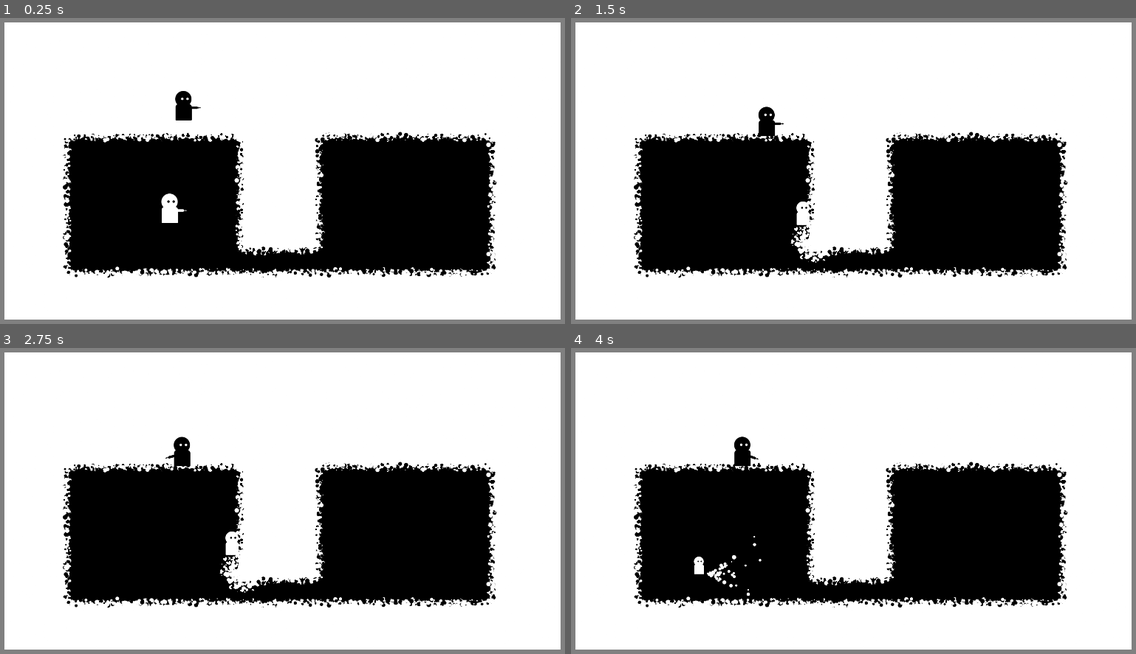
Above: before the commit, frames 1-4 (two rows, left to right).
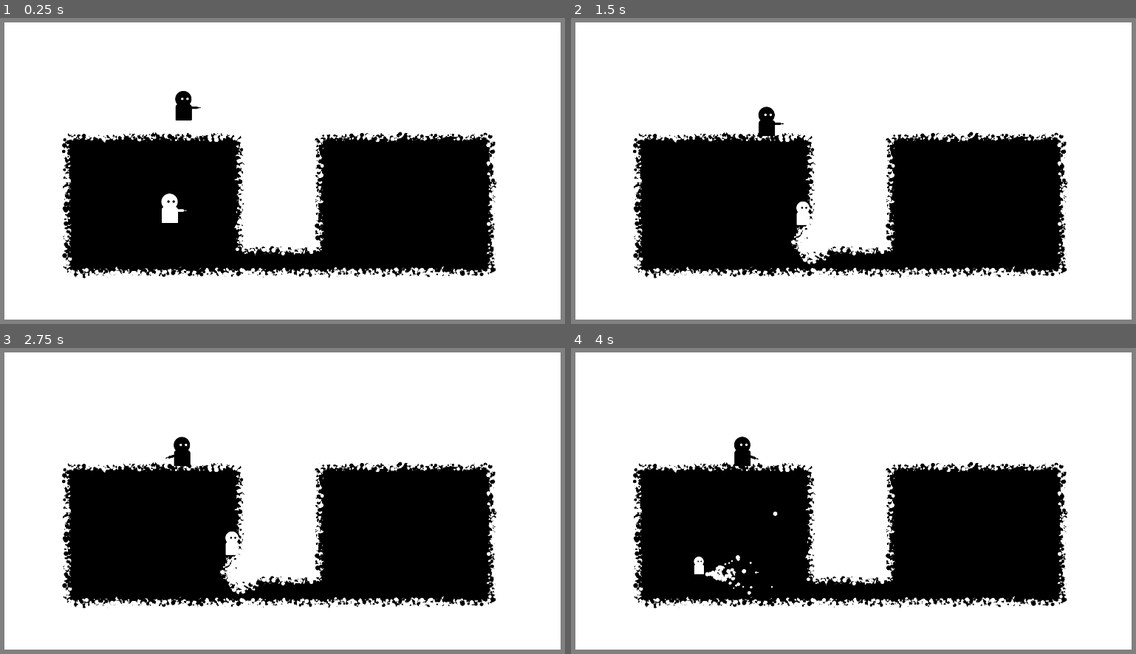
Above: after the commit, the same moments.

Repository: RobotRamen/margin
Game: Godot game, scene res://level_1.tscn
The game is run twice, just before and just after one commit, with the same random seed, the same clock (stepped at 60 frames per second) and the same inputs. This scene is started directly instead of the project's main scene.
Inputs (mouse positions are in pixels of both pictures, inside the frame that each line leads up to):
- Up to frame 1 (0.25 s): no input
- Up to frame 2 (1.5 s): move the mouse to (825, 238) at 0.52 s; hold D (right_0) from 0.53 s (still down); tap Ctrl (restore_0) at 0.6 s; click (825, 238) at 0.67 s; tap Space (jump_0) at 0.77 s; move the mouse to (1028, 219) at 1.27 s; tap E (switch) at 1.35 s
- Up to frame 3 (2.75 s): tap Space (jump_0) at 1.52 s; move the mouse to (107, 452) at 2.02 s; release D (right_0) at 2.03 s; hold A (left_0) from 2.03 s (still down); tap Ctrl (restore_0) at 2.1 s
- Up to frame 4 (4 s): keep holding A (left_0); move the mouse to (881, 501) at 2.77 s; tap E (switch) at 2.85 s; click (881, 501) at 2.92 s; tap Space (jump_0) at 3.02, 3.77 s; move the mouse to (763, 418) at 3.52 s; tap Ctrl (restore_0) at 3.6 s

The runs differ from the first frame. In frame 1, 2.2% of the frame differs, in the area x 10-88%, y 37-86%; in frame 2, 2.3%; in frame 3, 2.3%; in frame 4, 2.5%.

Commit message:
refactoring blank level into an autoload

Diff:
--- a/black_start.gd
+++ b/black_start.gd
@@ -6,6 +6,8 @@
 func _process(_delta):
 	var overlapping_pix = get_overlapping_bodies()
 	for pix in overlapping_pix:
+		if(pix.get_collision_layer_value(6)):
+			continue
 		pix.get_node("main_sprite").visible = false
 		pix.get_node("side_sprites").modulate = Color(0,0,0,1)
 		pix.set_collision_layer_value(1, false)
--- /dev/null
+++ b/blank_level.tscn
@@ -0,0 +1,10 @@
+[gd_scene load_steps=3 format=3 uid="uid://o5hjuusa82ls"]
+
+[ext_resource type="PackedScene" uid="uid://da21g7ufq2k1n" path="res://pixeller.tscn" id="1_xaeup"]
+[ext_resource type="PackedScene" uid="uid://d0kpigw6131qy" path="res://walls.tscn" id="2_w7ujf"]
+
+[node name="BlankLevel" type="Node2D"]
+
+[node name="pixeller" parent="." instance=ExtResource("1_xaeup")]
+
+[node name="walls" parent="." instance=ExtResource("2_w7ujf")]
--- a/level_0.tscn
+++ b/level_0.tscn
@@ -1,6 +1,5 @@
-[gd_scene load_steps=10 format=3 uid="uid://cjcttugw0uh2p"]
+[gd_scene load_steps=7 format=3 uid="uid://cjcttugw0uh2p"]
 
-[ext_resource type="PackedScene" uid="uid://da21g7ufq2k1n" path="res://pixeller.tscn" id="1_gfatq"]
 [ext_resource type="PackedScene" uid="uid://igk0gdcmonds" path="res://white_character.tscn" id="1_khf3c"]
 [ext_resource type="PackedScene" uid="uid://bxvj02pacs423" path="res://black_start.tscn" id="2_dxi7f"]
 [ext_resource type="PackedScene" uid="uid://ifcwoqitdrfq" path="res://black_character.tscn" id="2_ulvfy"]
@@ -12,15 +11,7 @@
 [sub_resource type="RectangleShape2D" id="RectangleShape2D_yroj7"]
 size = Vector2(593.5, 642.25)
 
-[sub_resource type="RectangleShape2D" id="RectangleShape2D_ipig1"]
-size = Vector2(55, 1080)
-
-[sub_resource type="RectangleShape2D" id="RectangleShape2D_reg7u"]
-size = Vector2(1920, 55)
-
 [node name="Level 0" type="Node2D"]
-
-[node name="pixeller" parent="." instance=ExtResource("1_gfatq")]
 
 [node name="whiteSpawner" parent="." instance=ExtResource("2_y3qo1")]
 position = Vector2(598, 877)
@@ -47,66 +38,3 @@
 [node name="CollisionShape2D3" type="CollisionShape2D" parent="black_start"]
 position = Vector2(484, 619)
 shape = SubResource("RectangleShape2D_yroj7")
-
-[node name="walls" type="Node2D" parent="."]
-
-[node name="wall3" type="StaticBody2D" parent="walls"]
-z_index = 3
-collision_layer = 3
-collision_mask = 0
-
-[node name="ColorRect" type="ColorRect" parent="walls/wall3"]
-offset_right = 55.0
-offset_bottom = 1080.0
-color = Color(0.5, 0.5, 0.5, 1)
-metadata/_edit_use_anchors_ = true
-
-[node name="CollisionShape2D" type="CollisionShape2D" parent="walls/wall3"]
-position = Vector2(27, 540)
-shape = SubResource("RectangleShape2D_ipig1")
-
-[node name="wall2" type="StaticBody2D" parent="walls"]
-z_index = 3
-position = Vector2(0, 1025)
-collision_layer = 3
-collision_mask = 0
-
-[node name="ColorRect" type="ColorRect" parent="walls/wall2"]
-offset_right = 1920.0
-offset_bottom = 55.0
-color = Color(0.5, 0.5, 0.5, 1)
-metadata/_edit_use_anchors_ = true
-
-[node name="CollisionShape2D" type="CollisionShape2D" parent="walls/wall2"]
-position = Vector2(960, 27)
-shape = SubResource("RectangleShape2D_reg7u")
-
-[node name="wall" type="StaticBody2D" parent="walls"]
-z_index = 3
-collision_layer = 3
-collision_mask = 0
-
-[node name="ColorRect" type="ColorRect" parent="walls/wall"]
-offset_right = 1920.0
-offset_bottom = 55.0
-color = Color(0.5, 0.5, 0.5, 1)
-metadata/_edit_use_anchors_ = true
-
-[node name="CollisionShape2D" type="CollisionShape2D" parent="walls/wall"]
-position = Vector2(960, 27)
-shape = SubResource("RectangleShape2D_reg7u")
-
-[node name="wall4" type="StaticBody2D" parent="walls"]
-z_index = 3
-position = Vector2(1865, 0)
-collision_layer = 3
-collision_mask = 0
-
-[node name="ColorRect" type="ColorRect" parent="walls/wall4"]
-offset_right = 55.0
-offset_bottom = 1080.0
-color = Color(0.5, 0.5, 0.5, 1)
-
-[node name="CollisionShape2D" type="CollisionShape2D" parent="walls/wall4"]
-position = Vector2(27, 540)
-shape = SubResource("RectangleShape2D_ipig1")
--- a/project.godot
+++ b/project.godot
@@ -14,6 +14,10 @@
 run/main_scene="res://level_0.tscn"
 config/features=PackedStringArray("4.2", "Forward Plus")
 config/icon="res://icon.svg"
+
+[autoload]
+
+BlankLevel="*res://blank_level.tscn"
 
 [display]
 
@@ -152,6 +156,7 @@
 2d_physics/layer_3="all pixels"
 2d_physics/layer_4="white character"
 2d_physics/layer_5="black character"
+2d_physics/layer_6="wall"
 
 [rendering]
 
--- /dev/null
+++ b/walls.tscn
@@ -0,0 +1,70 @@
+[gd_scene load_steps=3 format=3 uid="uid://d0kpigw6131qy"]
+
+[sub_resource type="RectangleShape2D" id="RectangleShape2D_ipig1"]
+size = Vector2(55, 1080)
+
+[sub_resource type="RectangleShape2D" id="RectangleShape2D_reg7u"]
+size = Vector2(1920, 55)
+
+[node name="walls" type="Node2D"]
+
+[node name="wall3" type="StaticBody2D" parent="."]
+z_index = 3
+collision_layer = 35
+collision_mask = 0
+
+[node name="ColorRect" type="ColorRect" parent="wall3"]
+offset_right = 55.0
+offset_bottom = 1080.0
+color = Color(0.5, 0.5, 0.5, 1)
+metadata/_edit_use_anchors_ = true
+
+[node name="CollisionShape2D" type="CollisionShape2D" parent="wall3"]
+position = Vector2(27, 540)
+shape = SubResource("RectangleShape2D_ipig1")
+
+[node name="wall2" type="StaticBody2D" parent="."]
+z_index = 3
+position = Vector2(0, 1025)
+collision_layer = 35
+collision_mask = 0
+
+[node name="ColorRect" type="ColorRect" parent="wall2"]
+offset_right = 1920.0
+offset_bottom = 55.0
+color = Color(0.5, 0.5, 0.5, 1)
+metadata/_edit_use_anchors_ = true
+
+[node name="CollisionShape2D" type="CollisionShape2D" parent="wall2"]
+position = Vector2(960, 27)
+shape = SubResource("RectangleShape2D_reg7u")
+
+[node name="wall" type="StaticBody2D" parent="."]
+z_index = 3
+collision_layer = 35
+collision_mask = 0
+
+[node name="ColorRect" type="ColorRect" parent="wall"]
+offset_right = 1920.0
+offset_bottom = 55.0
+color = Color(0.5, 0.5, 0.5, 1)
+metadata/_edit_use_anchors_ = true
+
+[node name="CollisionShape2D" type="CollisionShape2D" parent="wall"]
+position = Vector2(960, 27)
+shape = SubResource("RectangleShape2D_reg7u")
+
+[node name="wall4" type="StaticBody2D" parent="."]
+z_index = 3
+position = Vector2(1865, 0)
+collision_layer = 35
+collision_mask = 0
+
+[node name="ColorRect" type="ColorRect" parent="wall4"]
+offset_right = 55.0
+offset_bottom = 1080.0
+color = Color(0.5, 0.5, 0.5, 1)
+
+[node name="CollisionShape2D" type="CollisionShape2D" parent="wall4"]
+position = Vector2(27, 540)
+shape = SubResource("RectangleShape2D_ipig1")
